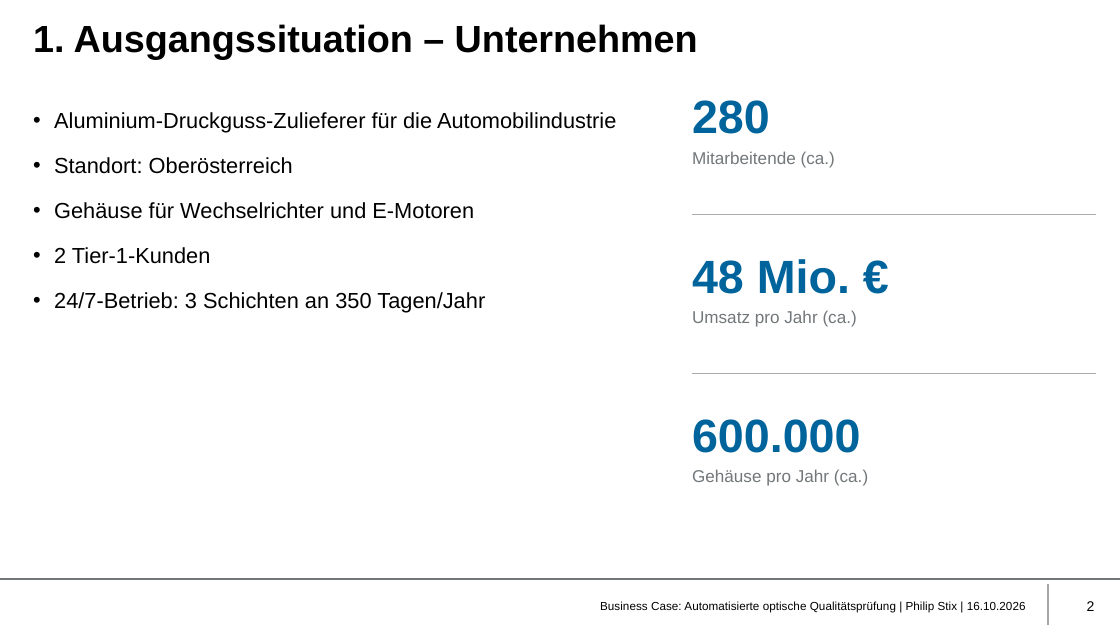
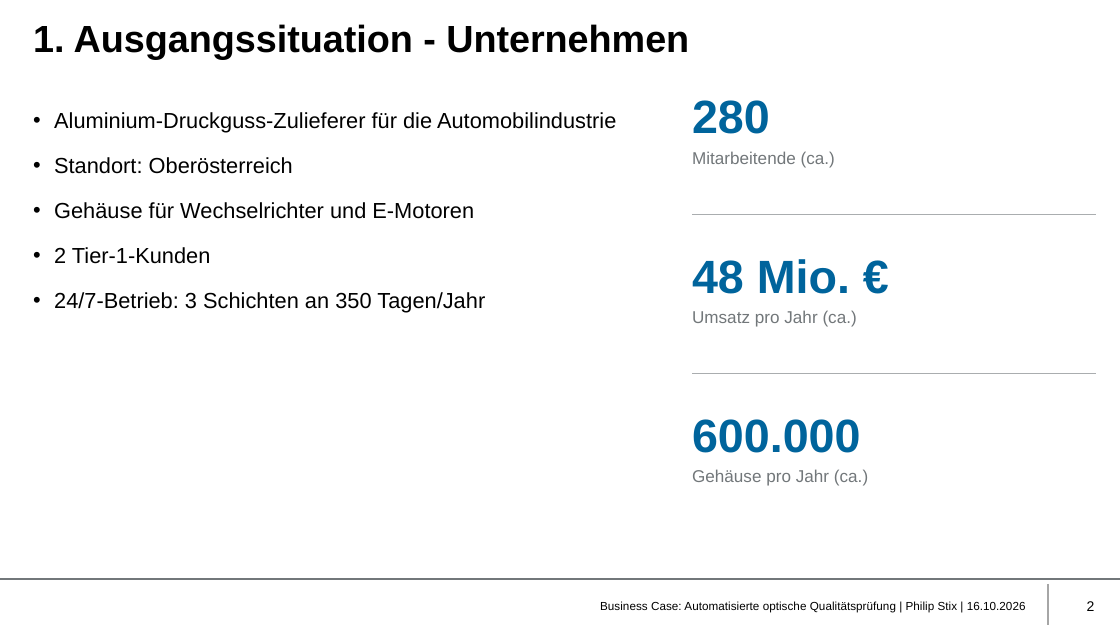
Before and after one commit to philip-stack/MRE3-bGUS, a slide deck: slide 2 of 01 Abgabe/Business Case Qualitätsprüfung - Philip Stix.pptx. Drawn at 1120x630 pixels with LibreOffice and Linux fonts; fonts in the diff are those of the drawing; background and template pictures are left out. Boxes give left, top, right and bottom in pixels: in the first picture for what was removed or moved away, otherwise in the second. Text is boxed around its words. In the diff, an @@ line names an element or a change of style, - is before the commit and + after.

```diff
--- a/01 Abgabe/Business Case Qualitätsprüfung - Philip Stix.pptx
+++ b/01 Abgabe/Business Case Qualitätsprüfung - Philip Stix.pptx
@@ title at <box>33,24,689,59</box>: text changed @@
-1. Ausgangssituation – Unternehmen
+1. Ausgangssituation - Unternehmen
```
Also in this commit, not shown: 8 other slides changed.
